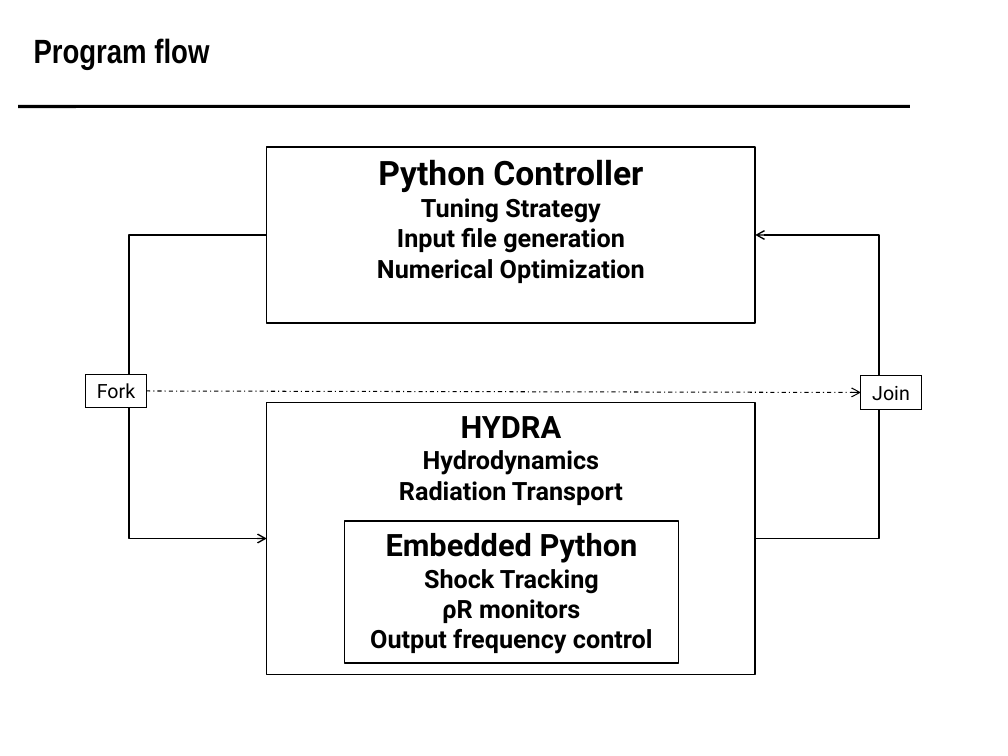
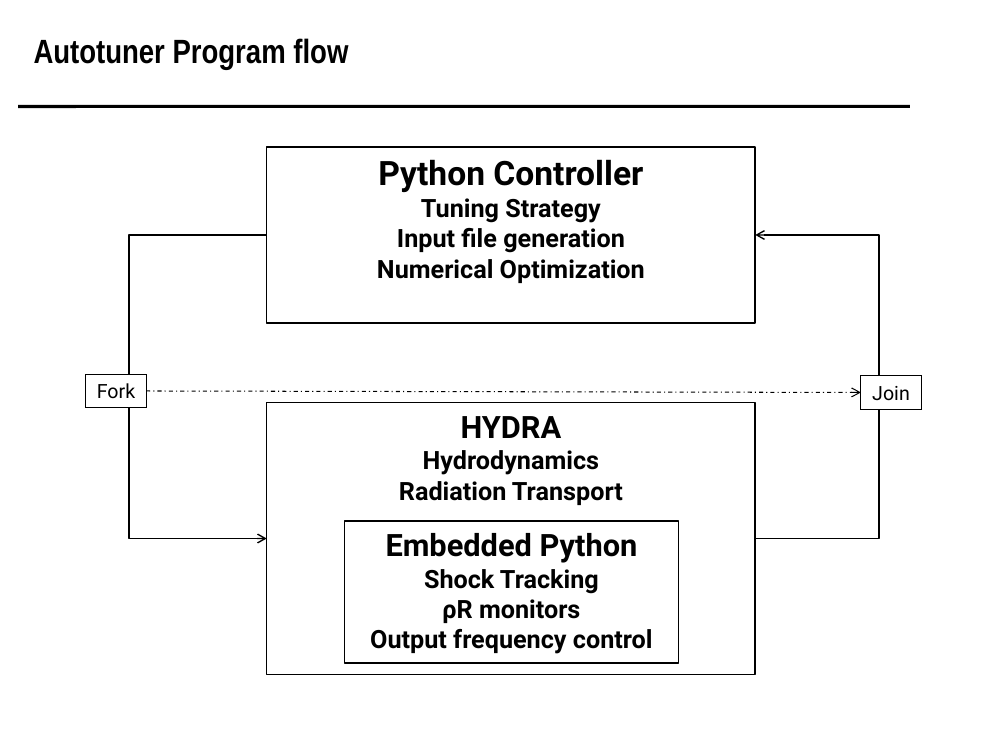
Before and after one commit to scipy-conference/scipy_proceedings, a slide deck: slide 9 of papers/koningterry/slides.pptx (slide 8 before the commit). Drawn at 1008x756 pixels with LibreOffice and Linux fonts; fonts in the diff are those of the drawing; background and template pictures are left out. Boxes give left, top, right and bottom in pixels: in the first picture for what was removed or moved away, otherwise in the second. Text is boxed around its words. In the diff, an @@ line names an element or a change of style, - is before the commit and + after.

```diff
--- a/papers/koningterry/slides.pptx
+++ b/papers/koningterry/slides.pptx
@@ title at (34, 38, 348, 69): text changed @@
-Program flow
+Autotuner Program flow
```
Also in this commit, not shown: 6 other slides changed, 2 slides added.
